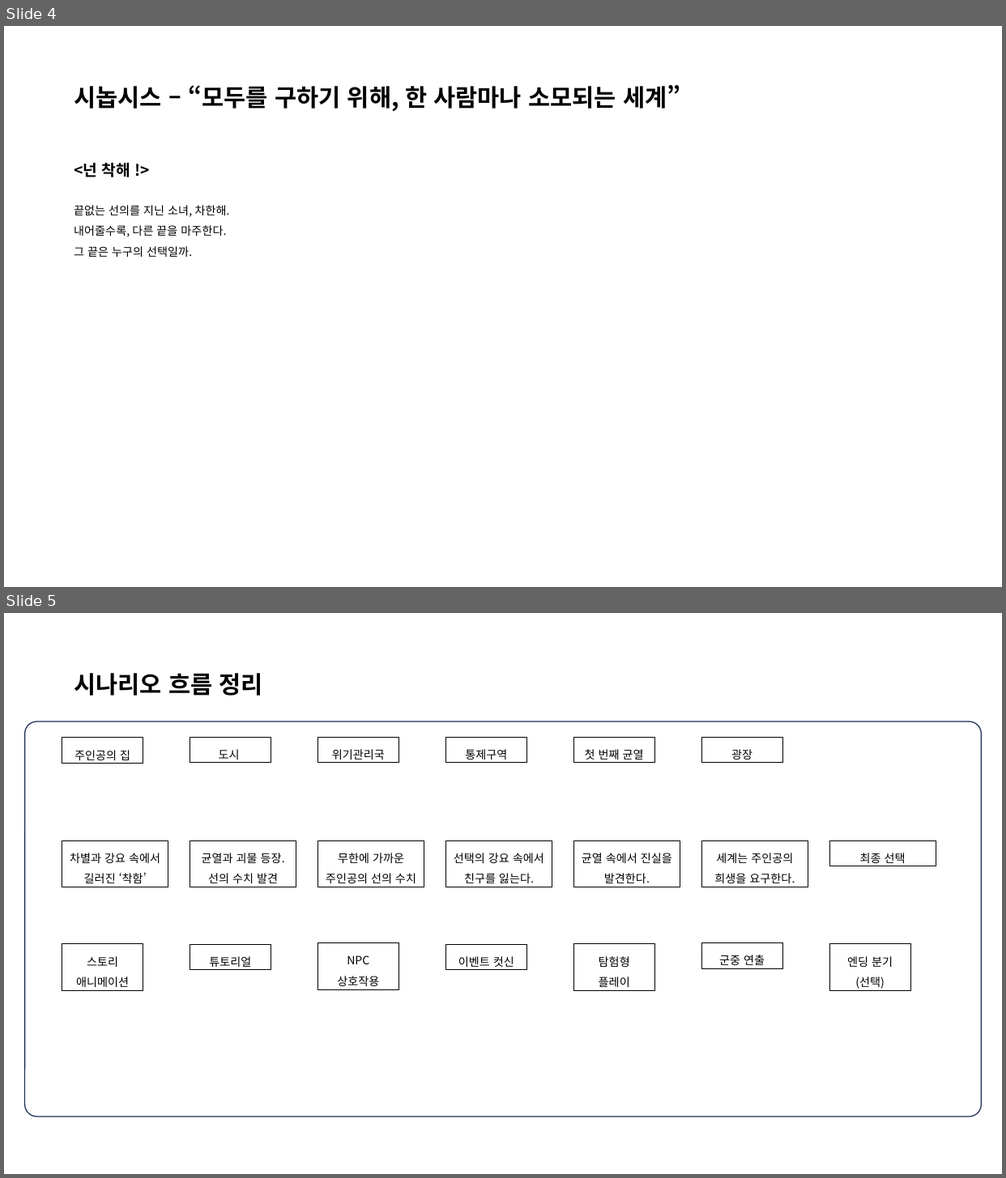
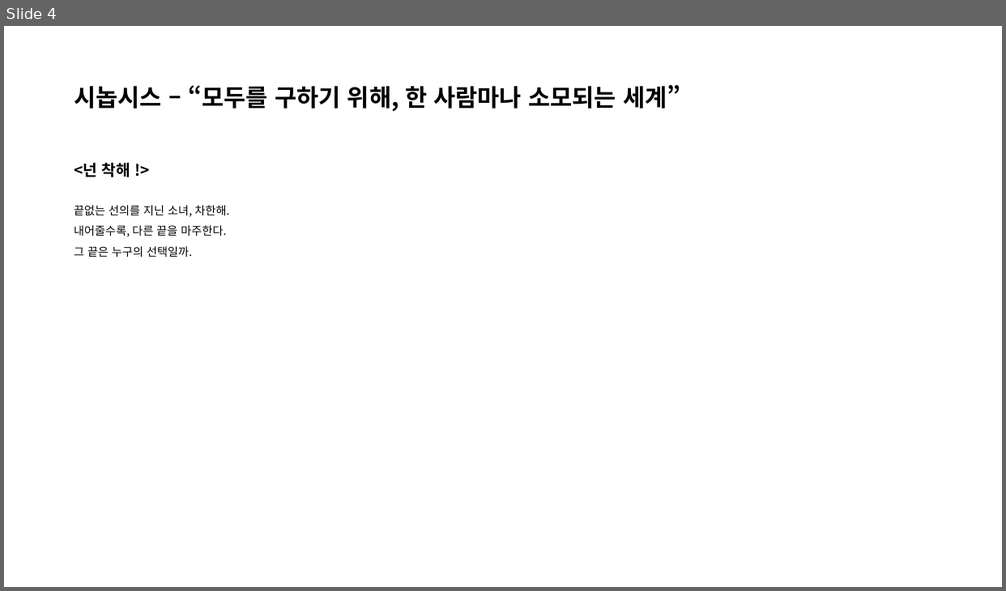
Before and after one commit to ysooj/Gihoek_3, a slide deck: (4.7) 기획서.pptx. Shown one above the other, each under a label of ours: slides 4 and 5 before the commit, slide 4 after it. The pictures are 1006x1178 and 1006x591 pixels, drawn with LibreOffice and Linux fonts; fonts in the diff are those of the drawing; background and template pictures are left out. Boxes give left, top, right and bottom in pixels: in the first picture for what was removed or moved away, otherwise in the second. Text is boxed around its words. In the diff, an @@ line names an element or a change of style, - is before the commit and + after.

```diff
--- a/(4.7) 기획서.pptx
+++ b/(4.7) 기획서.pptx
@@ slide 5 removed at [4, 613, 1002, 1174], background picture (left out) @@
@@ text removed at [74, 673, 263, 696] @@
-시나리오 흐름 정리
@@ rounded rectangle removed at [25, 722, 982, 1117] @@
@@ rectangle removed at [62, 738, 143, 764] @@
-주인공의 집
@@ rectangle removed at [189, 737, 270, 763] @@
-도시
@@ rectangle removed at [317, 737, 398, 763] @@
-위기관리국
@@ rectangle removed at [445, 737, 526, 763] @@
-통제구역
@@ rectangle removed at [573, 737, 654, 763] @@
-첫 번째 균열
@@ rectangle removed at [701, 737, 782, 763] @@
-광장
@@ rectangle removed at [62, 841, 168, 887] @@
-차별과 강요 속에서 길러진 ‘착함’
@@ rectangle removed at [189, 841, 296, 887] @@
-균열과 괴물 등장.
-선의 수치 발견
@@ rectangle removed at [317, 841, 424, 888] @@
-무한에 가까운 주인공의 선의 수치
@@ rectangle removed at [445, 841, 552, 887] @@
-선택의 강요 속에서 친구를 잃는다.
@@ rectangle removed at [573, 841, 680, 887] @@
-균열 속에서 진실을 발견한다.
@@ rectangle removed at [701, 841, 808, 888] @@
-세계는 주인공의 희생을 요구한다.
@@ rectangle removed at [829, 841, 936, 866] @@
-최종 선택
@@ rectangle removed at [62, 944, 143, 991] @@
-스토리
-애니메이션
@@ rectangle removed at [189, 944, 270, 970] @@
-튜토리얼
@@ rectangle removed at [317, 943, 398, 990] @@
-NPC
-상호작용
@@ rectangle removed at [445, 944, 526, 970] @@
-이벤트 컷신
@@ rectangle removed at [573, 944, 654, 991] @@
-탐험형
-플레이
@@ rectangle removed at [701, 943, 782, 969] @@
-군중 연출
@@ rectangle removed at [829, 944, 910, 991] @@
-엔딩 분기
-(선택)
```
Also in this commit, not shown: 2 slides changed, 1 slide added, 4 other slides removed, 1 other file.
